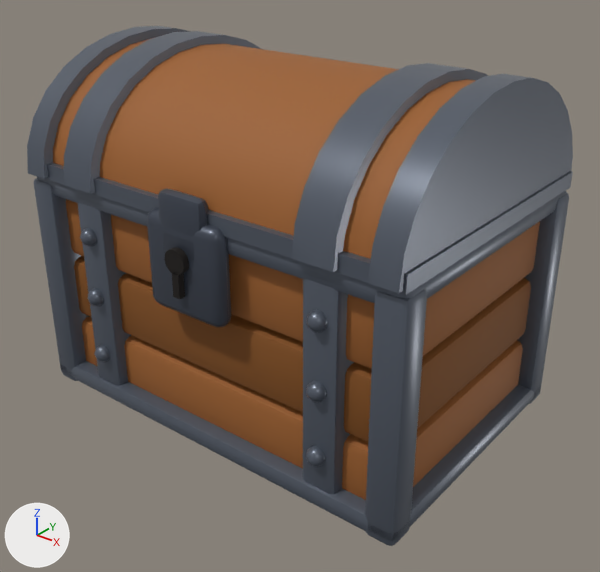
The glTF model godot/assets/models/blender/chest_wood.glb: old version first, new version second.
Both versions are drawn from a 50 mm lens placed at (1.87, -2.3, 1.88), pointed at (0.08, -0.07, 0.49). The lights are fixed; the arrows at lower left show +X, +Y and +Z. The first picture is the older version. Where no turn or scale is listed for an object, it has been applied to the vertices.

The older version as bpy lines, for what is in view:
```python
me_cube_014 = bpy.data.meshes.new('Cube.014')
me_cube_014.from_pydata(...)  # 8 vertices, 12 faces; spans x -0.84..0.84, y -0.57..0.57, z 0.87..0.94
me_cube_014.materials.append(mat_metal)  # greyish blue #5d6471
me_cylinder_001 = bpy.data.meshes.new('Cylinder.001')
me_cylinder_001.from_pydata(...)  # 34 vertices, 64 faces; spans x -0.79..0.79, y -0.55..0.55, z 0.0..0.43
me_cylinder_001.materials.append(mat_body)  # brown #9b5f2a
me_cylinder_004 = bpy.data.meshes.new('Cylinder.004')
me_cylinder_004.from_pydata(...)  # 34 vertices, 64 faces; spans x -0.054..0.054, y -0.587..0.587, z -0.002..0.466
me_cylinder_004.materials.append(mat_metal)  # greyish blue #5d6471
ob_lid = bpy.data.objects.new('Lid', me_cylinder_001)
ob_lid.location = (0.0, 0.0, 0.888)
ob_lidcap = bpy.data.objects.new('LidCap', me_cylinder_004)
ob_lidcap.location = (-0.772, -0.005, 0.888)
ob_lidrim = bpy.data.objects.new('LidRim', me_cube_014)
ob_lidrim.location = (0.0, -0.003, 0.002)
# also in view: 'LidCap.001' at (0.77, 0.01, 1.12); 'Band.001' at (-0.53, 0.0, 0.42); 'Plank0' at (0.0, 0.0, 0.14); 'Corner.001' at (-0.78, -0.51, 0.42); 'Hasp' at (0.0, -0.58, 0.87)
```
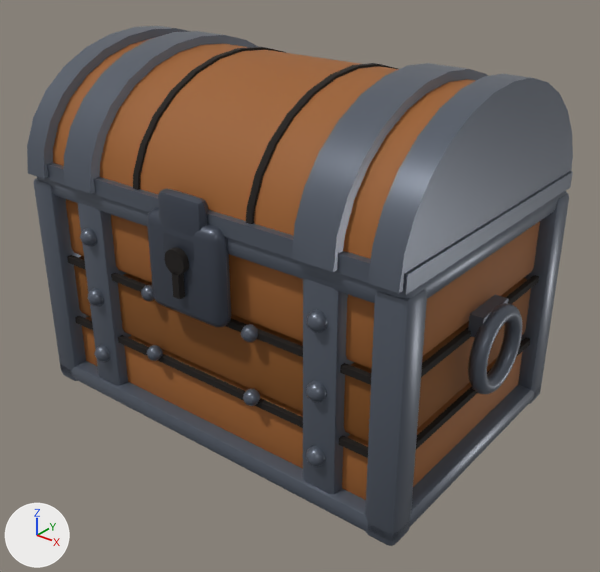
Location of each change, (x1, y1, x2, y2) in pixels of the pictures (600 x 572 px):
'Handle', added
    after: (468, 303, 523, 394)
'Groove', added (mostly hidden)
    after: (75, 316, 368, 458)
'LidGroove.001', added
    after: (246, 63, 398, 224)
'Groove.004', added (mostly hidden)
    after: (67, 255, 371, 385)
'LidGroove', added
    after: (133, 47, 286, 190)
'Groove.007', added (mostly hidden)
    after: (421, 275, 539, 377)
'Groove.003', added (mostly hidden)
    after: (416, 338, 530, 449)
'HandleMount.001', added
    after: (468, 295, 509, 338)
'FrontStud', added
    after: (241, 324, 258, 342)
'FrontStud.003', added
    after: (243, 389, 260, 406)
'FrontStud.001', added
    after: (146, 345, 163, 361)
'FrontStud.002', added
    after: (141, 285, 154, 301)

Diff of the bpy script that builds the scene:
```diff
--- a/godot/assets/models/blender/chest_wood.glb.py
+++ b/godot/assets/models/blender/chest_wood.glb.py
@@ me_cube_023 @@
+me_cube_023.from_pydata([(-0.024, -0.09, -0.04), (-0.024, -0.09, 0.04), (-0.026, 0.09, -0.04), (-0.026, 0.09, 0.04), (0.026, -0.09, -0.04), (0.026, -0.09, 0.04), (0.024, 0.09, -0.04), (0.024, 0.09, 0.04)], [], [(0, 1, 3), (0, 3, 2), (2, 3, 7), (2, 7, 6), (6, 7, 5), (6, 5, 4), (4, 5, 1), (4, 1, 0), (2, 6, 4), (2, 4, 0), (7, 3, 1), (7, 1, 5)])
+me_cube_023.materials.append(mat_metal)  # greyish blue #5d6471
@@ me_cube_021 @@
+me_cube_021.from_pydata([(-0.007, -0.476, -0.012), (-0.007, -0.476, 0.012), (-0.013, 0.476, -0.012), (-0.013, 0.476, 0.012), (0.013, -0.476, -0.012), (0.013, -0.476, 0.012), (0.007, 0.476, -0.012), (0.007, 0.476, 0.012)], [], [(0, 1, 3), (0, 3, 2), (2, 3, 7), (2, 7, 6), (6, 7, 5), (6, 5, 4), (4, 5, 1), (4, 1, 0), (2, 6, 4), (2, 4, 0), (7, 3, 1), (7, 1, 5)])
+me_cube_021.materials.append(mat_dark)  # black #130c07
@@ ob_frontstud @@
+ob_frontstud = bpy.data.objects.new('FrontStud', me_sphere_016)  # an icosphere of 80 faces spanning x -0.0301..0.0301, y -0.0301..0.0301, z -0.0299..0.0299; in mat_metal (greyish blue #5d6471)
+ob_frontstud.location = (0.244, -0.54, 0.548)
@@ ob_handle @@
+ob_handle = bpy.data.objects.new('Handle', me_torus_001)  # a torus around x (ring radius 0.13, tube radius 0.03) spanning x -0.031..0.031, y -0.16..0.16, z -0.159..0.159; in mat_metal (greyish blue #5d6471)
+ob_handle.location = (0.862, 0.006, 0.466)
@@ ob_lidgroove_001 @@
+ob_lidgroove_001 = bpy.data.objects.new('LidGroove.001', me_cylinder_007)  # 34 vertices, 64 faces; spans x -0.016..0.016, y -0.557..0.557, z -0.002..0.442; in mat_dark (black #130c07)
+ob_lidgroove_001.location = (0.257, 0.002, 0.888)
@@ ob_lidgroove @@
+ob_lidgroove = bpy.data.objects.new('LidGroove', me_cylinder_007.copy())
+ob_lidgroove.location = (-0.257, -0.002, 0.888)
@@ ob_handlemount_001 @@
+ob_handlemount_001 = bpy.data.objects.new('HandleMount.001', me_cube_023)
+ob_handlemount_001.location = (0.822, 0.005, 0.576)
@@ ob_groove_007 @@
+ob_groove_007 = bpy.data.objects.new('Groove.007', me_cube_021)
+ob_groove_007.location = (0.797, 0.005, 0.543)
@@ ob_groove_004 @@
+ob_groove_004 = bpy.data.objects.new('Groove.004', me_cube_018)  # a box spanning x -0.75..0.75, y -0.01..0.01, z -0.01..0.01; in mat_dark (black #130c07)
+ob_groove_004.location = (0.003, -0.521, 0.543)
@@ ob_groove_003 @@
+ob_groove_003 = bpy.data.objects.new('Groove.003', me_cube_021.copy())
+ob_groove_003.location = (0.797, 0.005, 0.274)
@@ ob_groove @@
+ob_groove = bpy.data.objects.new('Groove', me_cube_018.copy())
+ob_groove.location = (0.003, -0.521, 0.274)
@@ ob_frontstud_003 @@
+ob_frontstud_003 = bpy.data.objects.new('FrontStud.003', me_sphere_015)  # an icosphere of 80 faces spanning x -0.0301..0.0301, y -0.0301..0.0301, z -0.0299..0.0299; in mat_metal (greyish blue #5d6471)
+ob_frontstud_003.location = (0.244, -0.54, 0.299)
@@ ob_frontstud_002 @@
+ob_frontstud_002 = bpy.data.objects.new('FrontStud.002', me_sphere_014)  # an icosphere of 80 faces spanning x -0.0301..0.0301, y -0.0301..0.0301, z -0.0299..0.0299; in mat_metal (greyish blue #5d6471)
+ob_frontstud_002.location = (-0.237, -0.543, 0.548)
@@ ob_frontstud_001 @@
+ob_frontstud_001 = bpy.data.objects.new('FrontStud.001', me_sphere_013)  # an icosphere of 80 faces spanning x -0.0301..0.0301, y -0.0301..0.0301, z -0.0299..0.0299; in mat_metal (greyish blue #5d6471)
+ob_frontstud_001.location = (-0.237, -0.543, 0.299)
```
